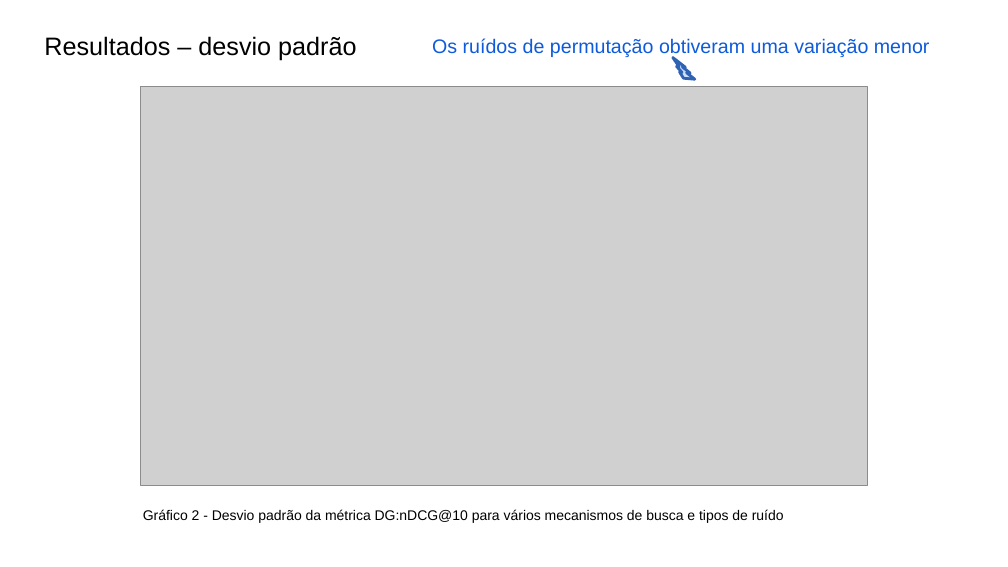
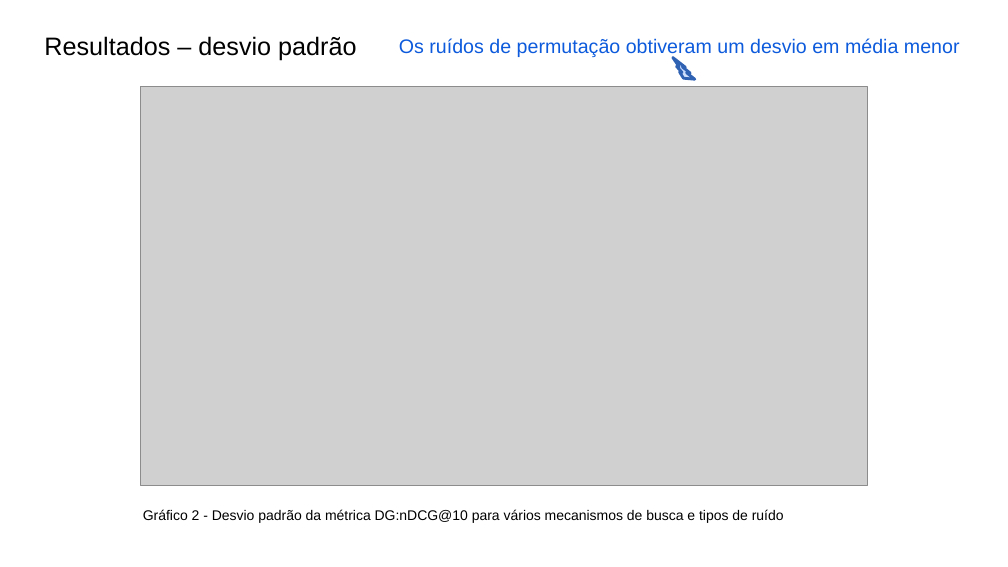
Before and after one commit to leonardo3108/robustez-query, a slide deck: slide 9 of docs/presentations/Apresentação final - 20211209.pptx. Drawn at 1008x567 pixels with LibreOffice and Linux fonts; fonts in the diff are those of the drawing; grey boxes stand for pictures. Boxes give left, top, right and bottom in pixels: in the first picture for what was removed or moved away, otherwise in the second. Text is boxed around its words. In the diff, an @@ line names an element or a change of style, - is before the commit and + after.

```diff
--- a/docs/presentations/Apresentação final - 20211209.pptx
+++ b/docs/presentations/Apresentação final - 20211209.pptx
@@ text at (399, 38, 960, 58): text changed @@
-Os ruídos de permutação obtiveram uma variação menor
+Os ruídos de permutação obtiveram um desvio em média menor
```
Also in this commit, not shown: 4 other slides changed, 1 slide added.
